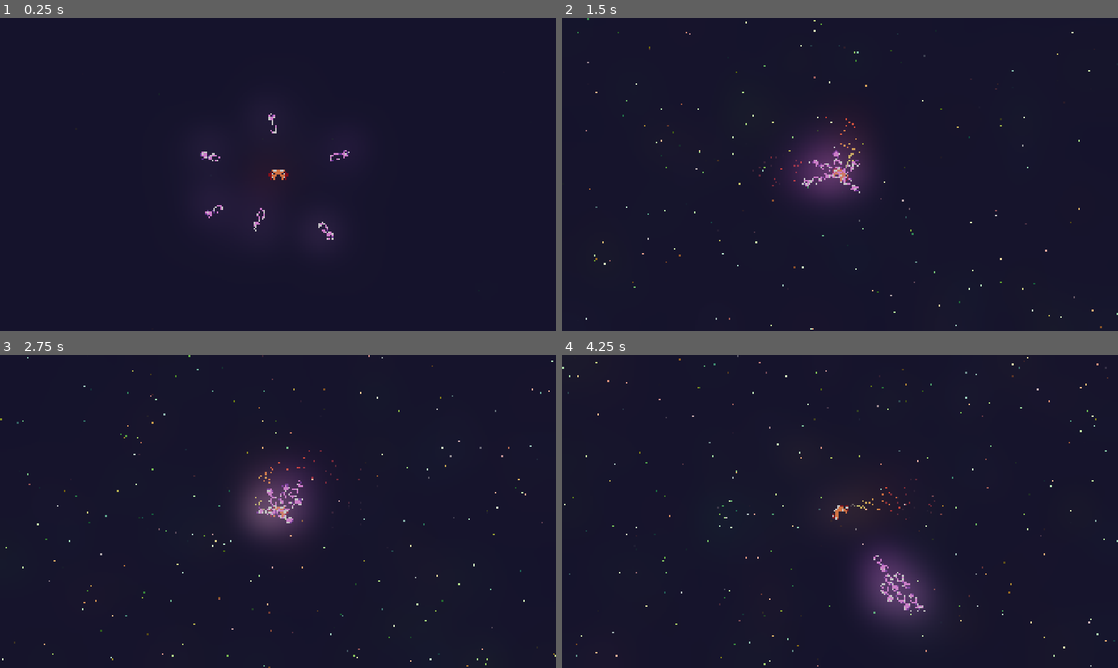
Above: before the commit, frames 1-4 (two rows, left to right).
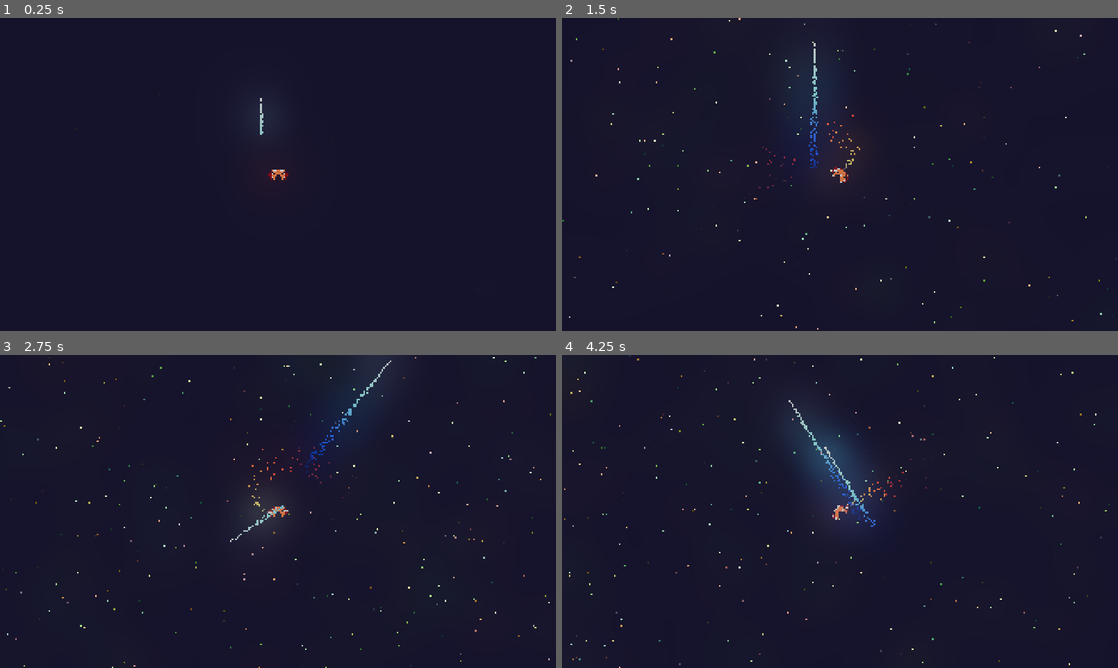
Above: after the commit, the same moments.

Repository: Lunix-420/OrbitOfPain
Game: Godot game, scene res://scenes/World.tscn
Same seed, same stepped clock (60 frames per second), same inputs: the game is played once before the commit and once after it.
Inputs:
- Up to frame 1 (0.25 s): no input
- Up to frame 2 (1.5 s): hold D (move_right) 0.53-1.28 s; tap Space (action_shoot, bound only after the commit) at 0.6 s; hold S (move_backwards) from 1.28 s (still down); tap E (move_turn_ccw) at 1.35 s
- Up to frame 3 (2.75 s): tap Space (action_shoot, bound only after the commit) at 1.55, 2.3 s; release S (move_backwards) at 2.03 s; hold D (move_right) from 2.03 s (still down); hold Q (move_turn_cw) from 2.03 s (still down)
- Up to frame 4 (4.25 s): release D (move_right) at 2.78 s; release Q (move_turn_cw) at 2.78 s; hold W (move_forward) 2.78-3.53 s; tap Space (action_shoot, bound only after the commit) at 2.85, 3.6 s; hold A (move_left) from 3.53 s (still down)

The runs differ from the first frame. In frame 1, 0.3% of the frame differs, in the area x 36-63%, y 25-71%; in frame 2, 2.5%; in frame 3, 2.9%; in frame 4, 5.8%, in the area x 0-100%, y 0-100%.

Commit message:
feat: Add shooting mechanic

Diff:
--- a/project.godot
+++ b/project.godot
@@ -54,6 +54,11 @@
 "events": [Object(InputEventKey,"resource_local_to_scene":false,"resource_name":"","device":-1,"window_id":0,"alt_press …(192 unchanged characters)…
 ]
 }
+action_shoot={
+"deadzone": 0.2,
+"events": [Object(InputEventKey,"resource_local_to_scene":false,"resource_name":"","device":-1,"window_id":0,"alt_pressed":false,"shift_pressed":false,"ctrl_pressed":false,"meta_pressed":false,"pressed":false,"keycode":0,"physical_keycode":32,"key_label":0,"unicode":32,"location":0,"echo":false,"script":null)
+]
+}
 
 [rendering]
 
--- /dev/null
+++ b/scenes/Plasma.tscn
@@ -0,0 +1,37 @@
+[gd_scene load_steps=6 format=3 uid="uid://b3eq3han4dkrp"]
+
+[ext_resource type="Script" uid="uid://d3tme3041lxtx" path="res://scripts/plasma.gd" id="1_qtutu"]
+
+[sub_resource type="CircleShape2D" id="CircleShape2D_kq07p"]
+
+[sub_resource type="Gradient" id="Gradient_qtutu"]
+offsets = PackedFloat32Array(0, 0.344186, 0.665116, 1)
+colors = PackedColorArray(1, 1, 1, 1, 0.103774, 1, 1, 1, 0, 0, 1, 1, 0, 0, 1, 0)
+
+[sub_resource type="GradientTexture1D" id="GradientTexture1D_oon8e"]
+gradient = SubResource("Gradient_qtutu")
+
+[sub_resource type="ParticleProcessMaterial" id="ParticleProcessMaterial_oon8e"]
+particle_flag_disable_z = true
+emission_shape_scale = Vector3(4, 4, 1)
+emission_shape = 1
+emission_sphere_radius = 1.0
+velocity_pivot = Vector3(0, 100, 0)
+spread = 180.0
+initial_velocity_min = 5.0
+initial_velocity_max = 50.0
+gravity = Vector3(0, 0, 0)
+scale_min = 10.0
+scale_max = 10.0
+color_ramp = SubResource("GradientTexture1D_oon8e")
+
+[node name="Area2D" type="Area2D"]
+script = ExtResource("1_qtutu")
+
+[node name="CollisionShape2D" type="CollisionShape2D" parent="."]
+shape = SubResource("CircleShape2D_kq07p")
+
+[node name="GPUParticles2D" type="GPUParticles2D" parent="."]
+amount = 200
+fixed_fps = 300
+process_material = SubResource("ParticleProcessMaterial_oon8e")
--- a/scenes/World.tscn
+++ b/scenes/World.tscn
@@ -1,7 +1,7 @@
 [gd_scene load_steps=8 format=3 uid="uid://dd0r1cokjlsj3"]
 
 [ext_resource type="PackedScene" uid="uid://71rc8k32st6a" path="res://scenes/Player.tscn" id="1_kqs1s"]
-[ext_resource type="PackedScene" uid="uid://dq44tpy22jtkp" path="res://scenes/Enemy.tscn" id="2_32lhk"]
+[ext_resource type="PackedScene" uid="uid://b3eq3han4dkrp" path="res://scenes/Plasma.tscn" id="2_32lhk"]
 
 [sub_resource type="Environment" id="Environment_jeodi"]
 background_mode = 3
@@ -48,10 +48,10 @@
 environment = SubResource("Environment_jeodi")
 
 [node name="Background" type="ColorRect" parent="."]
-offset_left = -14263.0
-offset_top = -13484.0
-offset_right = 15737.0
-offset_bottom = 16516.0
+offset_left = -13103.0
+offset_top = -13190.0
+offset_right = 16897.0
+offset_bottom = 16810.0
 color = Color(0.0453133, 0.0378, 0.07, 1)
 
 [node name="StarPaticles" type="GPUParticles2D" parent="."]
@@ -66,20 +66,5 @@
 self_modulate = Color(0, 0, 0, 1)
 light_mask = 3
 
-[node name="CharacterBody2D2" parent="." instance=ExtResource("2_32lhk")]
-position = Vector2(-539, 302)
-
-[node name="CharacterBody2D3" parent="." instance=ExtResource("2_32lhk")]
-position = Vector2(-581, -151)
-
-[node name="CharacterBody2D" parent="." instance=ExtResource("2_32lhk")]
-position = Vector2(400, 472)
-
-[node name="CharacterBody2D4" parent="." instance=ExtResource("2_32lhk")]
-position = Vector2(526, -166)
-
-[node name="CharacterBody2D5" parent="." instance=ExtResource("2_32lhk")]
-position = Vector2(-55, -464)
-
-[node name="CharacterBody2D6" parent="." instance=ExtResource("2_32lhk")]
-position = Vector2(-176, 404)
+[node name="Plasma" parent="." instance=ExtResource("2_32lhk")]
+position = Vector2(-119, -276)
--- /dev/null
+++ b/scripts/plasma.gd
@@ -0,0 +1,7 @@
+extends Area2D
+
+const SPEED = 1000.0
+
+func _physics_process(delta: float) -> void:
+	var direction = Vector2.RIGHT.rotated(rotation - PI / 2)
+	position += direction * SPEED * delta
--- a/scripts/player.gd
+++ b/scripts/player.gd
@@ -1,7 +1,7 @@
 extends CharacterBody2D
 
-const MAX_SPEED = 1000
-const MAX_STRAVE_SPEED = 100
+const MAX_SPEED = 500
+const MAX_STRAVE_SPEED = 250
 const ACCELERATION = 2000.0
 const STRAVE_ACCELERATION = 1000.0
 const ROTATION_SPEED = 10.0
@@ -14,6 +14,7 @@
 	handle_forward_backward_motion(delta)
 	handle_sideward_motion(delta)
 	handle_rotation(delta)
+	handle_shooting(delta)
 	move_and_slide()
 
 
@@ -71,3 +72,11 @@
 		rotation += ROTATION_SPEED * delta
 	if Input.is_action_pressed("move_turn_cw"):
 		rotation -= ROTATION_SPEED * delta
+
+func handle_shooting(delta: float) -> void:
+	if Input.is_action_just_pressed("action_shoot"):
+		print("Shoot")
+		var plasma = preload("res://scenes/Plasma.tscn").instantiate()
+		plasma.rotation = rotation
+		plasma.position = position
+		get_tree().current_scene.add_child(plasma)
Not shown, added: scripts/plasma.gd.uid
